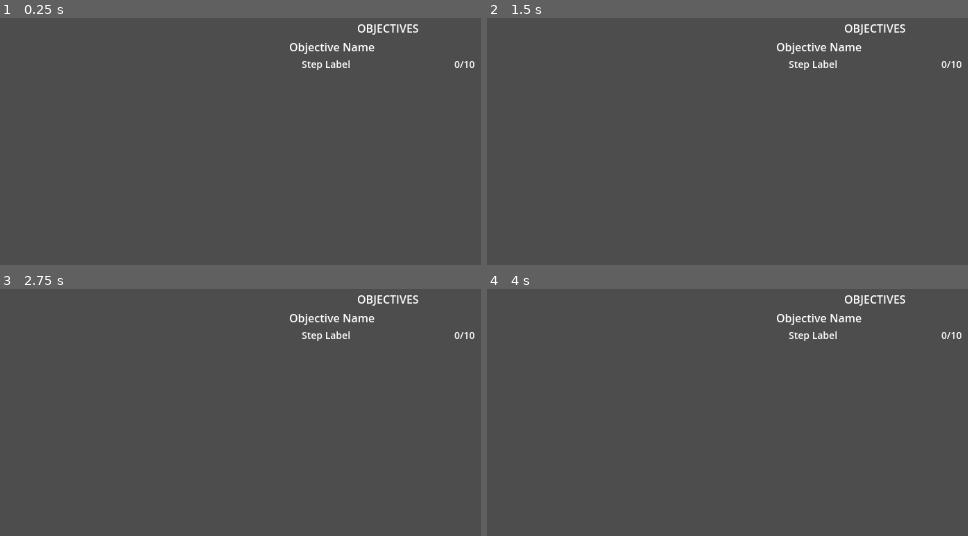
Above: before the commit, frames 1-4 (two rows, left to right).
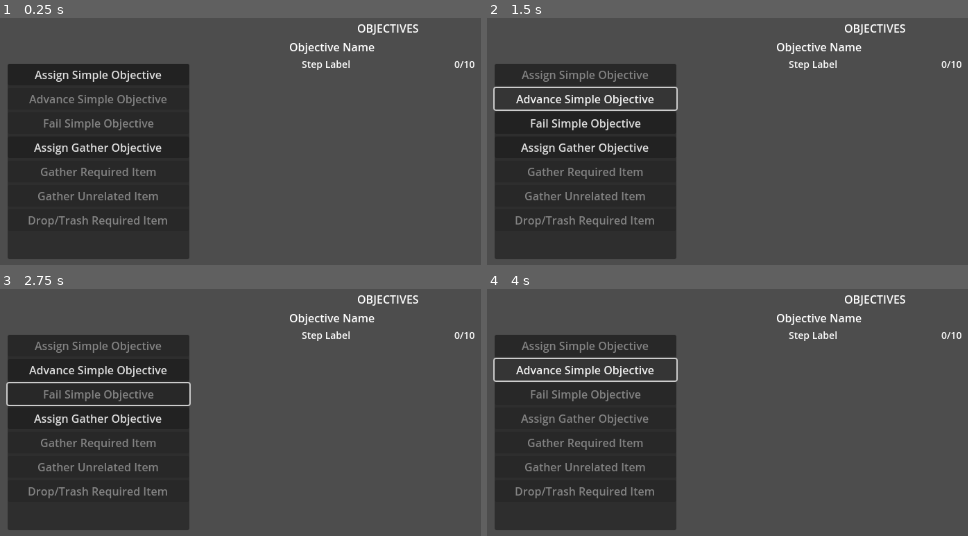
Above: after the commit, the same moments.

Repository: hamgoblin45/Fascism-Sim
Game: Godot game, scene res://Interface/objective_control.tscn
Same seed, same stepped clock (60 frames per second), same inputs: the game is played once before the commit and once after it. The project has no main scene, so this scene is started directly.
Inputs (mouse positions are in pixels of both pictures, inside the frame that each line leads up to):
- Up to frame 1 (0.25 s): no input
- Up to frame 2 (1.5 s): click (583, 74) at 0.5 s, where only the run after the commit has a clickable "Assign Simple Objective"; click (583, 99) at 1.25 s, where only the run after the commit has a clickable "Advance Simple Objective"
- Up to frame 3 (2.75 s): click (96, 395) at 2 s, where only the run after the commit has a clickable "Fail Simple Objective"
- Up to frame 4 (4 s): click (583, 417) at 2.75 s, where only the run after the commit has a clickable "Assign Gather Objective"; click (583, 370) at 3.5 s, where only the run after the commit has a clickable "Advance Simple Objective"

The runs differ from the first frame. In frame 1, 28% of the frame differs, in the area x 1-40%, y 18-98%; in frame 2, 25%; in frame 3, 28%; in frame 4, 25%.

Commit message:
Setting up test UI

Diff:
--- a/objectives/Interface/objective_control.tscn
+++ b/objectives/Interface/objective_control.tscn
@@ -1,8 +1,9 @@
-[gd_scene load_steps=5 format=3 uid="uid://ci8qlujuy7ma5"]
+[gd_scene load_steps=6 format=3 uid="uid://ci8qlujuy7ma5"]
 
 [ext_resource type="Script" uid="uid://cugngl2iwo01j" path="res://Interface/objective_manager.gd" id="1_76m2h"]
 [ext_resource type="Script" uid="uid://cbrq0qtlgucg7" path="res://Interface/objective_tracker_ui.gd" id="2_7d15p"]
 [ext_resource type="PackedScene" uid="uid://b4q0h7ka7r6wv" path="res://Interface/objective_ui.tscn" id="3_0ygxj"]
+[ext_resource type="Script" uid="uid://cmnfp80lkroyp" path="res://test_control.gd" id="4_mdw3h"]
 
 [sub_resource type="StyleBoxEmpty" id="StyleBoxEmpty_76m2h"]
 
@@ -49,3 +50,70 @@
 
 [node name="ObjectiveUI" parent="ObjectiveTrackerUI/ObjectiveTrackerContainer/ObjectiveContainer" instance=ExtResource("3_0ygxj")]
 layout_mode = 2
+
+[node name="TestControl" type="Control" parent="."]
+layout_mode = 1
+anchors_preset = 8
+anchor_left = 0.5
+anchor_top = 0.5
+anchor_right = 0.5
+anchor_bottom = 0.5
+offset_left = -131.0
+offset_top = -141.0
+offset_right = 131.0
+offset_bottom = 141.0
+grow_horizontal = 2
+grow_vertical = 2
+script = ExtResource("4_mdw3h")
+
+[node name="ButtonsPanel" type="PanelContainer" parent="TestControl"]
+layout_mode = 1
+anchors_preset = 15
+anchor_right = 1.0
+anchor_bottom = 1.0
+grow_horizontal = 2
+grow_vertical = 2
+
+[node name="VBoxContainer" type="VBoxContainer" parent="TestControl/ButtonsPanel"]
+layout_mode = 2
+
+[node name="AssignSimpleObjective" type="Button" parent="TestControl/ButtonsPanel/VBoxContainer"]
+layout_mode = 2
+text = "Assign Simple Objective"
+
+[node name="AdvanceSimpleObjective" type="Button" parent="TestControl/ButtonsPanel/VBoxContainer"]
+layout_mode = 2
+disabled = true
+text = "Advance Simple Objective"
+
+[node name="FailSimpleObjective" type="Button" parent="TestControl/ButtonsPanel/VBoxContainer"]
+layout_mode = 2
+disabled = true
+text = "Fail Simple Objective"
+
+[node name="AssignGatherObjective" type="Button" parent="TestControl/ButtonsPanel/VBoxContainer"]
+layout_mode = 2
+text = "Assign Gather Objective"
+
+[node name="GatherRequiredItem" type="Button" parent="TestControl/ButtonsPanel/VBoxContainer"]
+layout_mode = 2
+disabled = true
+text = "Gather Required Item"
+
+[node name="GatherUnrelatedItem" type="Button" parent="TestControl/ButtonsPanel/VBoxContainer"]
+layout_mode = 2
+disabled = true
+text = "Gather Unrelated Item"
+
+[node name="DropRequiredItem" type="Button" parent="TestControl/ButtonsPanel/VBoxContainer"]
+layout_mode = 2
+disabled = true
+text = "Drop/Trash Required Item"
+
+[connection signal="pressed" from="TestControl/ButtonsPanel/VBoxContainer/AssignSimpleObjective" to="TestControl" method="_on_assign_simple_objective_pressed"]
+[connection signal="pressed" from="TestControl/ButtonsPanel/VBoxContainer/AdvanceSimpleObjective" to="TestControl" method="_on_advance_simple_objective_pressed"]
+[connection signal="pressed" from="TestControl/ButtonsPanel/VBoxContainer/FailSimpleObjective" to="TestControl" method="_on_fail_simple_objective_pressed"]
+[connection signal="pressed" from="TestControl/ButtonsPanel/VBoxContainer/AssignGatherObjective" to="TestControl" method="_on_assign_gather_objective_pressed"]
+[connection signal="pressed" from="TestControl/ButtonsPanel/VBoxContainer/GatherRequiredItem" to="TestControl" method="_on_gather_required_item_pressed"]
+[connection signal="pressed" from="TestControl/ButtonsPanel/VBoxContainer/GatherUnrelatedItem" to="TestControl" method="_on_gather_unrelated_item_pressed"]
+[connection signal="pressed" from="TestControl/ButtonsPanel/VBoxContainer/DropRequiredItem" to="TestControl" method="_on_drop_required_item_pressed"]
--- /dev/null
+++ b/objectives/test_control.gd
@@ -0,0 +1,41 @@
+extends Control
+
+## -- BUTTONS
+@onready var assign_simple_objective: Button = $ButtonsPanel/VBoxContainer/AssignSimpleObjective
+@onready var advance_simple_objective: Button = $ButtonsPanel/VBoxContainer/AdvanceSimpleObjective
+@onready var fail_simple_objective: Button = $ButtonsPanel/VBoxContainer/FailSimpleObjective
+@onready var assign_gather_objective: Button = $ButtonsPanel/VBoxContainer/AssignGatherObjective
+@onready var gather_required_item: Button = $ButtonsPanel/VBoxContainer/GatherRequiredItem
+@onready var gather_unrelated_item: Button = $ButtonsPanel/VBoxContainer/GatherUnrelatedItem
+@onready var drop_required_item: Button = $ButtonsPanel/VBoxContainer/DropRequiredItem
+
+
+
+func _on_assign_simple_objective_pressed() -> void:
+	assign_simple_objective.disabled = true
+	advance_simple_objective.disabled = false
+	fail_simple_objective.disabled = false
+
+
+func _on_advance_simple_objective_pressed() -> void:
+	pass # Replace with function body.
+
+
+func _on_fail_simple_objective_pressed() -> void:
+	fail_simple_objective.disabled = true
+
+
+func _on_assign_gather_objective_pressed() -> void:
+	assign_gather_objective.disabled = true
+
+
+func _on_gather_required_item_pressed() -> void:
+	pass # Replace with function body.
+
+
+func _on_gather_unrelated_item_pressed() -> void:
+	pass # Replace with function body.
+
+
+func _on_drop_required_item_pressed() -> void:
+	pass # Replace with function body.
Not shown, added: objectives/test_control.gd.uid
